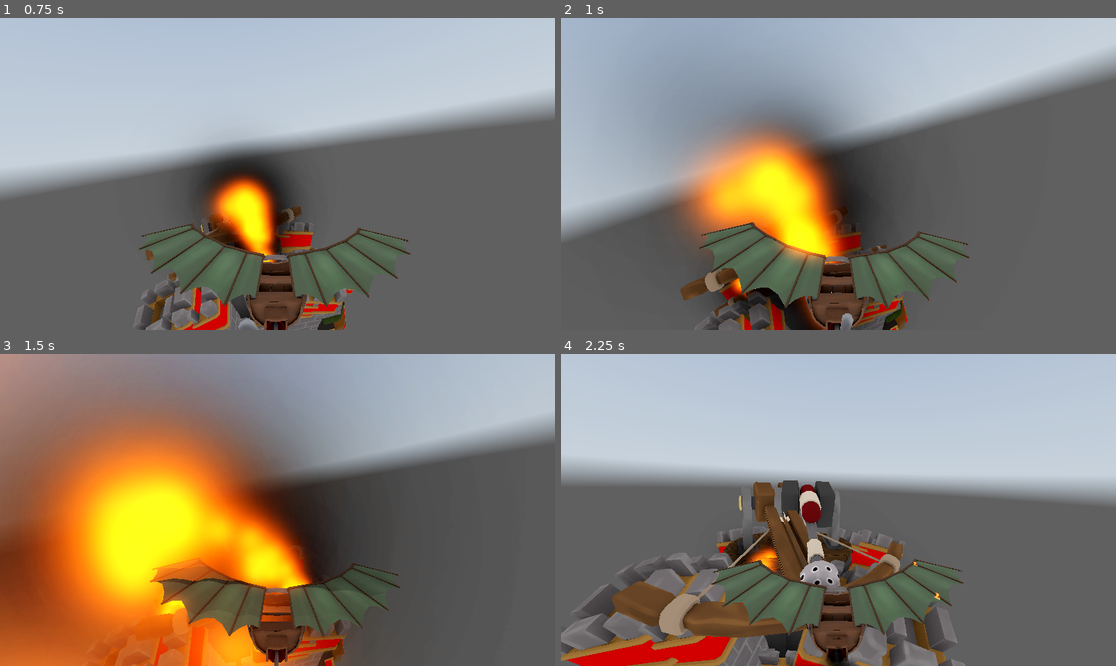
Above: before the commit, frames 1-4 (two rows, left to right).
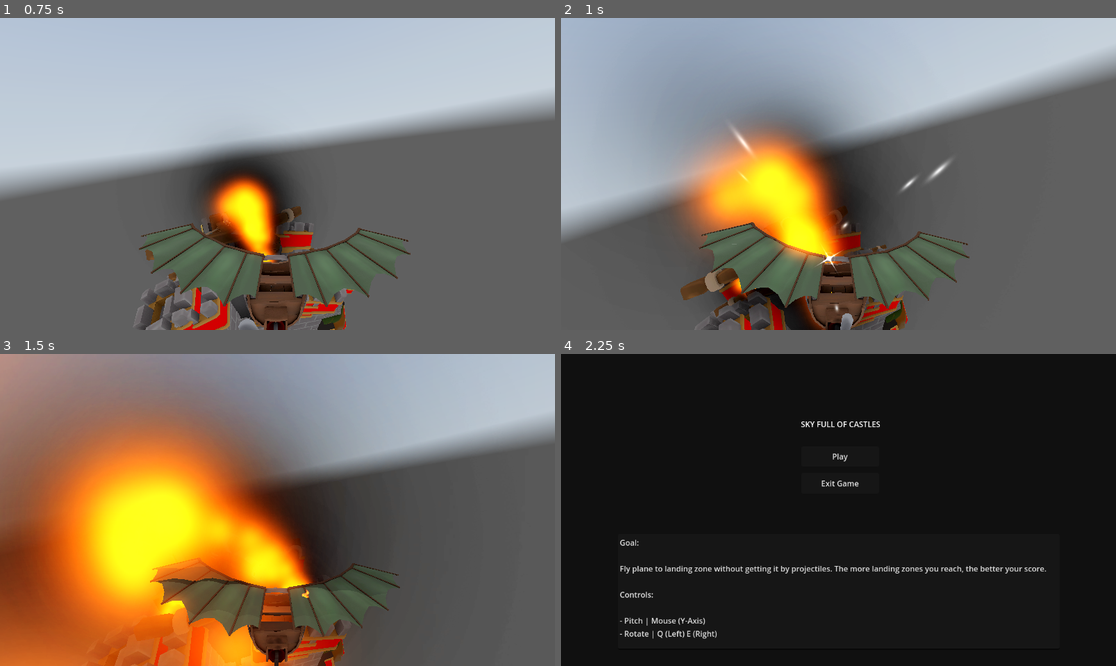
Above: after the commit, the same moments.

Repository: SimDubz/godot_gamejam_01
Game: Godot game, scene res://scenes/playground.tscn
The game is run twice, just before and just after one commit, with the same random seed, the same clock (stepped at 60 frames per second) and the same inputs. This scene is started directly instead of the project's main scene. A sky picture missing from this copy of the repository is replaced by a grey-blue gradient.
Inputs (mouse positions are in pixels of both pictures, inside the frame that each line leads up to):
- Up to frame 1 (0.75 s): tap Enter (ui_accept) at 0.5 s; move the mouse to (305, 174) at 0.52 s; hold E (rotate_right) from 0.53 s (still down)
- Up to frame 2 (1 s): keep holding E (rotate_right); tap Enter (ui_accept) at 0.77 s
- Up to frame 3 (1.5 s): move the mouse to (249, 510) at 1.27 s; release E (rotate_right) at 1.28 s; hold Q (rotate_left) from 1.28 s (still down)
- Up to frame 4 (2.25 s): tap Enter (ui_accept) at 1.52 s; move the mouse to (849, 503) at 2.02 s; release Q (rotate_left) at 2.03 s; hold E (rotate_right) from 2.03 s (still down)

Frame 1 is identical in both runs. In frame 2, 0.4% of the frame differs, in the area x 30-71%, y 35-100%; in frame 3, 0.1%; in frame 4, 99%, in the area x 0-100%, y 0-100%.

Commit message:
Fix fire

Diff:
--- a/scenes/flame_projectile.tscn
+++ b/scenes/flame_projectile.tscn
@@ -5,7 +5,7 @@
 
 [sub_resource type="CapsuleShape3D" id="CapsuleShape3D_us3r7"]
 radius = 2.57324
-height = 38.5273
+height = 47.6788
 
 [node name="flame_projectile" type="Area3D"]
 script = ExtResource("1_f6pti")
--- a/scripts/flame_projectile.gd
+++ b/scripts/flame_projectile.gd
@@ -5,13 +5,5 @@
 
 
 func _on_body_entered(body: Node3D) -> void:
-	print("Body entered")
 	if body.is_in_group("plane"):
 		body._hit_by_projectile()
-		queue_free()
-
-
-func _on_timer_timeout() -> void:
-	var fire_effects = get_tree().get_first_node_in_group("fire_effect")
-	for fire_effect in fire_effects.get_children():
-		queue_free()
Not shown: 2 places in assets/barrel_plane.tscn that only renumber resources
